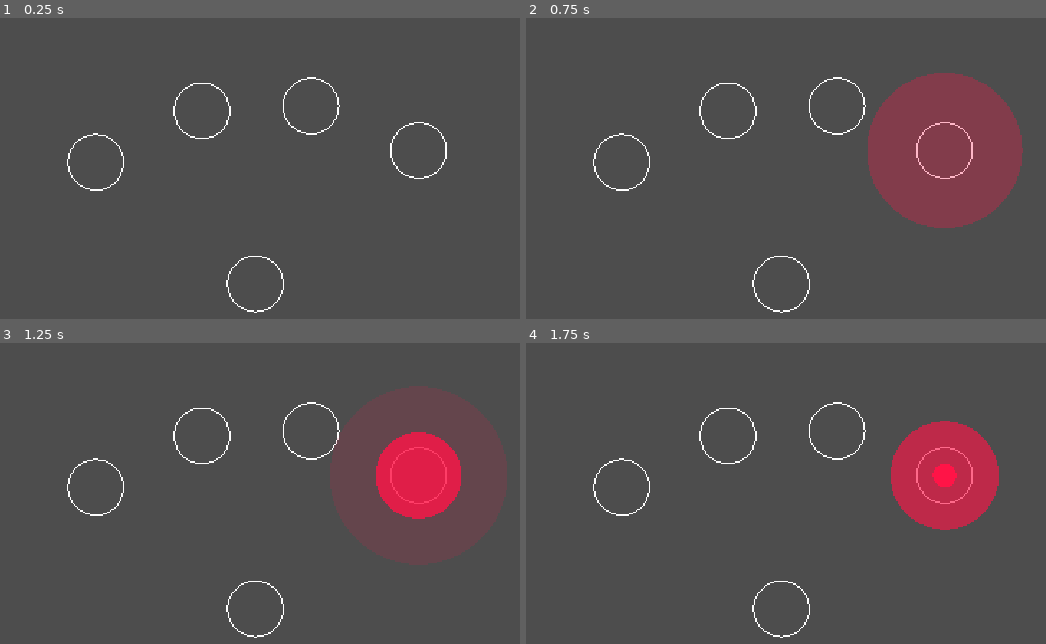
Above: before the commit, frames 1-4 (two rows, left to right).
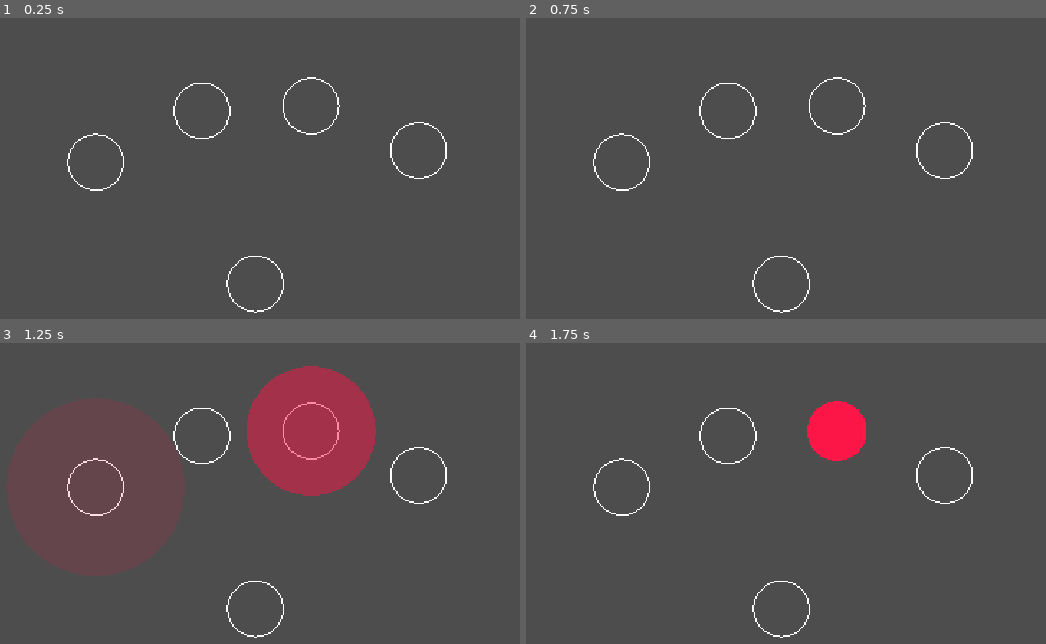
Above: after the commit, the same moments.

Repository: orfnyc/PirateGame
Game: Godot game, scene res://Scenes/CombatScene.tscn
The game is run twice, just before and just after one commit, with the same random seed, the same clock (stepped at 60 frames per second) and the same inputs. Sound files missing from this copy of the repository are replaced by a short silence.
Inputs:
- Up to frame 1 (0.25 s): no input
- Up to frame 2 (0.75 s): tap Enter at 0.5 s; tap A (A) at 0.6 s
- Up to frame 3 (1.25 s): tap S (S) at 0.8 s
- Up to frame 4 (1.75 s): tap S (S) at 1.35 s; tap A (A) at 1.55 s

Frame 1 is identical in both runs. In frame 2, 12% of the frame differs, in the area x 65-96%, y 18-70%; in frame 3, 12%, in the area x 12-89%, y 7-59%; in frame 4, 7.7%.

Commit message:
Updated Music Files

Diff:
--- a/Scenes/CombatScene.gd
+++ b/Scenes/CombatScene.gd
@@ -35,7 +35,7 @@
 func _ready() -> void:
 	# generate song from clip graph
 	# collect notes from song into array
-	load_text_file("res://Assets/MapFiles/Leave-Her-Johnny.txt")
+	load_text_file("res://Assets/MapFiles/Connector-1.txt")
 	conductor.play_with_beat_offset(0)
 
 #func build_playlist() -> void:
--- a/Scenes/CombatScene.tscn
+++ b/Scenes/CombatScene.tscn
@@ -1,7 +1,7 @@
 [gd_scene format=3 uid="uid://cdsl7fyqpk3t0"]
 
 [ext_resource type="Script" uid="uid://cacc63xt0y3lk" path="res://Scenes/CombatScene.gd" id="1_2mqg5"]
-[ext_resource type="AudioStream" uid="uid://bvbnyav2kpyhn" path="res://Assets/Songs/Leave-Her-Johnny.mp3" id="3_sygbj"]
+[ext_resource type="AudioStream" uid="uid://o8ijkenfua1s" path="res://Assets/Songs/Connector-1.mp3" id="3_sygbj"]
 [ext_resource type="PackedScene" uid="uid://2g3a30yucngk" path="res://Scenes/Conductor.tscn" id="4_eel7g"]
 
 [node name="CombatScene" type="Node2D" unique_id=946611104]
--- a/Scenes/Note.gd
+++ b/Scenes/Note.gd
@@ -26,7 +26,7 @@
 # Called every frame. 'delta' is the elapsed time since the previous frame.
 func _process(_delta: float) -> void:
 	if size <= 2:
-		#print("total miss")
+		print("total miss")
 		queue_free()
 	if size >= 35 and size <= 45:
 		status = "perfect"
Not shown, added: Assets/MapFiles/Connector-1.txt
Not shown, added: Assets/MapFiles/Drunken-Sailor.txt
Not shown, changed: Assets/MapFiles/Leave-Her-Johnny.txt
Not shown, added: Assets/Songs/Connector-1.mp3.import
Not shown, added: Assets/Songs/Drunken-Sailor.mp3.import
Not shown, added: Assets/Songs/Connector-1.mp3
Not shown, added: Assets/Songs/Drunken-Sailor.mp3
